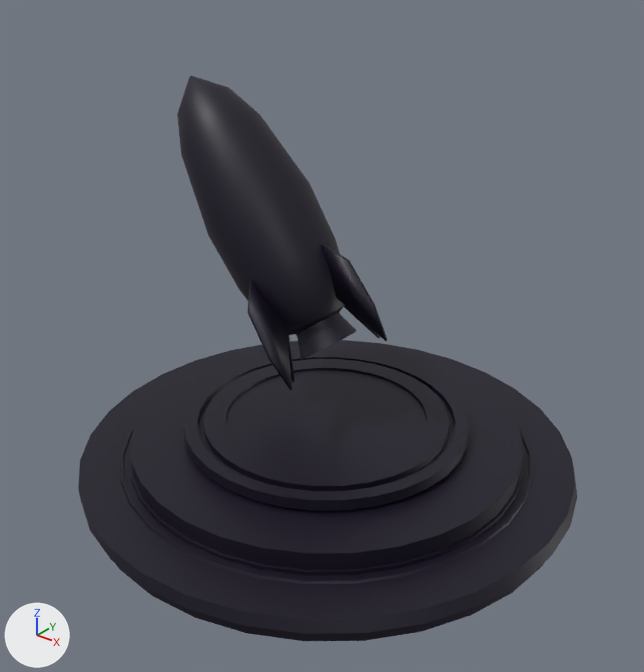
The glTF model public/models/rocket.glb as it was, and as the next commit left it.
Camera for both pictures: a 50 mm lens placed at (19.8, -25.2, 21.9), pointed at (0.4, -0.9, 6.8). The lights are fixed; the arrows at lower left show +X, +Y and +Z. Where no turn or scale is listed for an object, it has been applied to the vertices. Vertices at the same position are counted once.

Before the edit, the objects in view are built like this:
```python
me_circle = bpy.data.meshes.new('Circle')
me_circle.from_pydata(...)  # 736 vertices, 1438 faces; spans x -10.5..10.3, y -10.3..10.4, z 0.0..2.6
me_circle.materials.append(mat_dark_grey)  # black #0e051e
me_circle_001 = bpy.data.meshes.new('Circle.001')
me_circle_001.from_pydata(...)  # 384 vertices, 704 faces; spans x -7.31..1.03, y -2.27..2.27, z -0.74..9.77
me_circle_001.materials.append(mat_dark_grey)  # black #0e051e
me_circle_002 = bpy.data.meshes.new('Circle.002')
me_circle_002.from_pydata(...)  # 24 vertices, 40 faces; spans x -3.93..2.79, y -0.06..0.06, z -2.32..4.2
me_circle_002.materials.append(mat_dark_grey)  # black #0e051e
me_circle_003 = bpy.data.meshes.new('Circle.003')
me_circle_003.from_pydata(...)  # 24 vertices, 40 faces; spans x -2.17..0.51, y -3.11..3.11, z -0.67..2.97
me_circle_003.materials.append(mat_dark_grey)  # black #0e051e
ob_circle = bpy.data.objects.new('Circle', me_circle)
ob_circle.location = (0.0, 0.0, 0.0)
ob_circle_001 = bpy.data.objects.new('Circle.001', me_circle_001)
ob_circle_001.location = (0.0, 0.0, 5.93)
ob_circle_002 = bpy.data.objects.new('Circle.002', me_circle_002)
ob_circle_002.location = (0.0, 0.0, 5.93)
ob_circle_003 = bpy.data.objects.new('Circle.003', me_circle_003)
ob_circle_003.location = (0.0, 0.0, 5.93)
```
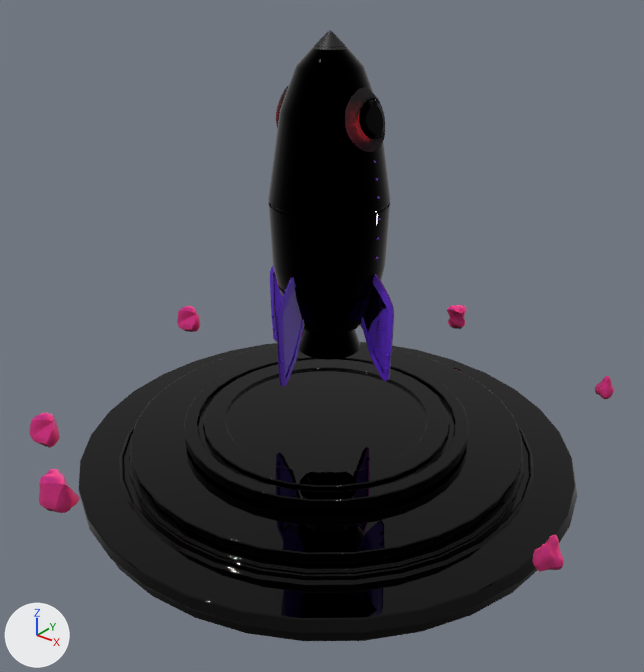
Location of each change, (x1, y1, x2, y2) in pixels of the pictures (644 x 672 px):
'Circle', reshaped
    before: (78, 340, 577, 641)
    after: (79, 342, 577, 641)
'rocket base', added (black)
    after: (268, 30, 391, 360)
'Circle.001', deleted (black)
    before: (177, 76, 357, 360)
'rocket wing', added (purple)
    after: (270, 266, 394, 387)
'Circle.002', deleted (black)
    before: (287, 244, 387, 382)
'Circle.003', deleted (black)
    before: (248, 280, 380, 390)
'window', added
    after: (276, 85, 385, 152)
'rock_1', added (pink)
    after: (39, 469, 80, 513)
'rock_6', added (pink)
    after: (532, 535, 564, 572)
'rock_2', added (pink)
    after: (29, 413, 60, 447)
'rock_3', added (pink)
    after: (177, 306, 200, 332)
'rock_4', added
    after: (447, 305, 467, 329)
'rock_5', added
    after: (595, 376, 614, 399)
part 1 of me_circle, built on
    before: (121, 364, 532, 579)
    after: (79, 343, 577, 641)
part 2 of me_circle, recoloured
    both: (88, 342, 574, 641)

The change, as a diff of the scene's bpy script:
```diff
--- a/public/models/rocket.glb.py
+++ b/public/models/rocket.glb.py
@@ mat_base @@
+mat_base = principled_material('base')
+mat_base.texture = img_diffuse
+mat_base.metallic = 0.5
+mat_base.roughness = 0.0
@@ me_circle @@
-me_circle.from_pydata(...)  # 736 vertices, 1438 faces; spans x -10.5..10.3, y -10.3..10.4, z 0.0..2.6
+me_circle.from_pydata(...)  # 2048 vertices, 4062 faces; spans x -10.5..10.3, y -10.3..10.4, z 0.0..2.6
+# me_circle part 1: 70 vertices moved within x -8.6..8.3, y -8.4..8.7, z 1.1..2.0; 1 vertex removed from x -0.2, y 8.7, z 1.0; 1313 vertices added at x -10.5..10.3, y -10.3..10.4, z 0.6..2.6
+# me_circle part 2: 188 faces spanning x -10.5..10.1, y -10.2..10.4, z 0.0..2.6 switch from mat_dark_grey (black #0e051e) to mat_base (picture img_diffuse)
@@ ob_circle_001 @@
-ob_circle_001 = bpy.data.objects.new('Circle.001', me_circle_001)
@@ ob_circle_002 @@
-ob_circle_002 = bpy.data.objects.new('Circle.002', me_circle_002)
@@ ob_circle_003 @@
-ob_circle_003 = bpy.data.objects.new('Circle.003', me_circle_003)
@@ ob_rock_6 @@
+ob_rock_6 = bpy.data.objects.new('rock_6', me_rock_005)  # 146 vertices, 288 faces; spans x -0.481..0.536, y -0.646..0.505, z -0.653..0.446; in mat_stone (picture img_diffuse)
+ob_rock_6.location = (11.08, -2.4, 2.83)
@@ ob_rock_5 @@
+ob_rock_5 = bpy.data.objects.new('rock_5', me_rock_004)  # 194 vertices, 384 faces; spans x -0.407..0.328, y -0.363..0.363, z -0.614..0.307; in mat_stone (picture img_diffuse)
+ob_rock_5.location = (9.35, 5.66, 4.99)
@@ ob_rock_4 @@
+ob_rock_4 = bpy.data.objects.new('rock_4', me_rock_003)  # 98 vertices, 192 faces; spans x -0.488..0.399, y -0.633..0.44, z -0.613..0.657; in mat_stone (picture img_diffuse)
+ob_rock_4.location = (-0.71, 11.51, 2.87)
@@ ob_rock_3 @@
+ob_rock_3 = bpy.data.objects.new('rock_3', me_rock_002)  # 98 vertices, 192 faces; spans x -0.563..0.659, y -0.45..0.585, z -0.629..0.575; in mat_stone (picture img_diffuse)
+ob_rock_3.location = (-11.16, 2.67, 2.95)
@@ ob_rock_2 @@
+ob_rock_2 = bpy.data.objects.new('rock_2', me_rock_001)  # 98 vertices, 192 faces; spans x -0.558..0.655, y -0.407..0.59, z -0.61..0.583; in mat_stone (picture img_diffuse)
+ob_rock_2.location = (-7.54, -8.57, 3.22)
@@ ob_rock_1 @@
+ob_rock_1 = bpy.data.objects.new('rock_1', me_rock)  # 146 vertices, 288 faces; spans x -0.592..0.674, y -0.554..0.553, z -0.657..0.661; in mat_stone (picture img_diffuse)
+ob_rock_1.location = (-3.1, -11.16, 3.73)
@@ ob_window @@
+ob_window = bpy.data.objects.new('window', me_circle_005)  # 1088 vertices, 2108 faces; spans x -2.16..2.16, y -1.03..1.03, z 14.08..16.2; in mat_stone (picture img_diffuse), mat_glass (picture img_diffuse)
+ob_window.location = (0.0, 0.0, 0.0)
@@ ob_rocket_wing @@
+ob_rocket_wing = bpy.data.objects.new('rocket wing', me_circle_004)  # 2356 vertices, 4434 faces; spans x -3.05..3.05, y -3.05..3.05, z -0.7..3.62; in mat_wings (picture img_diffuse)
+ob_rocket_wing.location = (0.0, 0.0, 5.93)
@@ ob_rocket_base @@
+ob_rocket_base = bpy.data.objects.new('rocket base', me_circle_001_1)  # 1760 vertices, 3456 faces; spans x -2.27..2.27, y -2.27..2.27, z 0.0..12.01; in mat_rocket (picture img_diffuse), mat_wings (picture img_diffuse)
+ob_rocket_base.location = (0.0, 0.0, 5.93)
```
